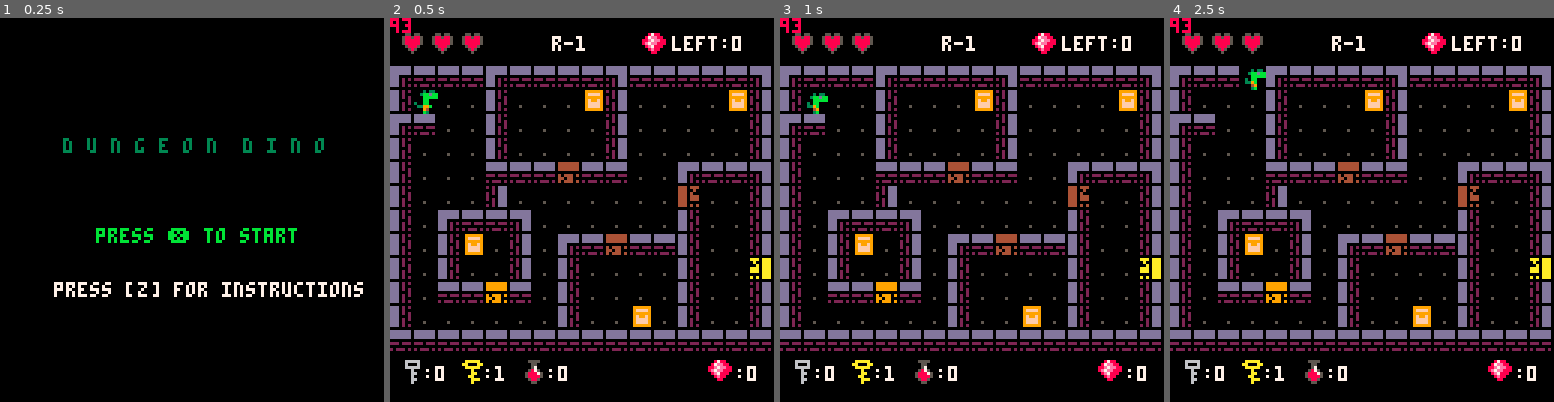
Above: before the commit, frames 1-4 (left to right).
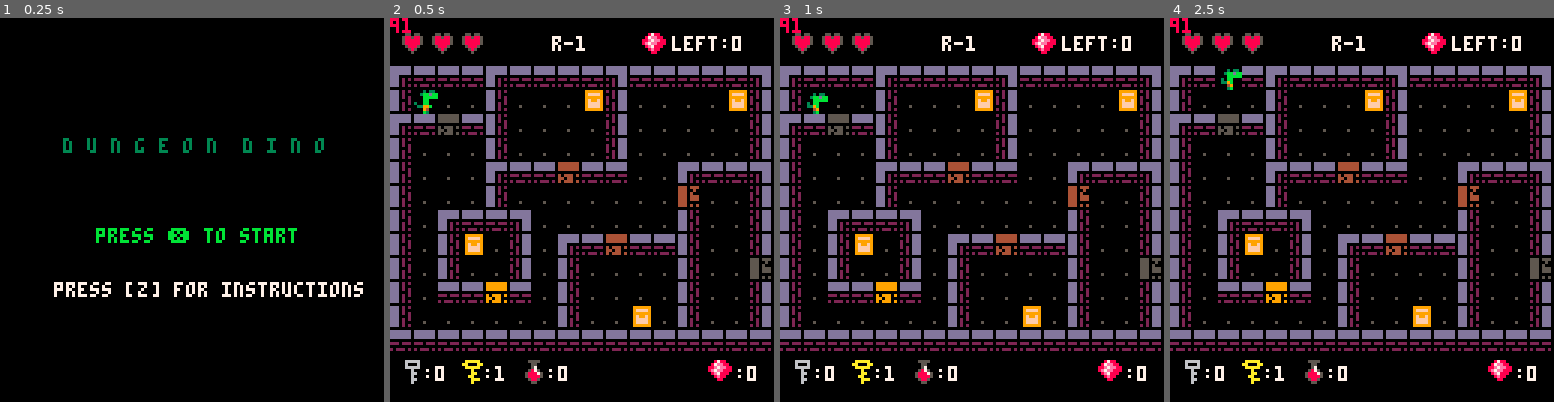
Above: after the commit, the same moments.

Repository: robotspacefish/dungeon_dino
Game: PICO-8 cartridge dungeon_dino.p8
Two runs of this game, one before a commit and one after it. Both use one fixed random seed, a clock stepped at 60 frames per second and the inputs below.
Inputs:
- Up to frame 1 (0.25 s): no input
- Up to frame 2 (0.5 s): tap X (X key) at 0.33 s
- Up to frame 3 (1 s): tap O (Z key) at 0.7 s
- Up to frame 4 (2.5 s): tap X (X key) at 1.07, 1.85 s; hold Right 1.6-2.1 s; tap O (Z key) at 1.7, 2.1 s; hold Up 2.15-2.42 s; hold Right from 2.47 s (still down)

Frame 1 is identical in both runs. In frame 2, 1.0% of the frame differs, in the area x 3-100%, y 0-68%; in frame 3, 1.0%; in frame 4, 1.6%.

Commit message:
add entry door (grey) sprites and broken rubble door

Diff:
--- a/dungeon_dino.p8
+++ b/dungeon_dino.p8
@@ -786,21 +786,21 @@
 
 __gff__
 0000000000000000000000000000000000000000000000000000000000000000000000000000000000000000000000000000000000000000000000000000000010000000000000000000000000000000000003020202000000000000000000000000030202020000000000000000000001051313000000000000000000000000
-0000000000000000000000000000000000000000000000000000000000000000000000000000000000000000000000000000000000000000000000000000000000010101010000000000000000000000000101010101010100000300008100490001010101010101010101000081004900010101010000000000000049810049
+0000000000000000000000000000000000000000000000000000000000000000000000000000000000000000000000000000000000000000000000000000000000010101010000000000000000000049000101010101010100000020208100490001010101010101010101008181004900010101010000000000000081810049
 __map__
-e4d3d3d3e4d3d3d3d3e3d3d3d3d3d3e300000000000000000000000000000000000000000000000000000000000000000000000000000000000000000000000000000000000000000000000000000000000000000000000000000000000000000000000000000000000000000000000000000000000000000000000000000000
-d1c0c0c0d1c0c0c071d2c0c0c0c071d200000000000000000000000000000000000000000000000000000000000000000000000000000000000000000000000000000000000000000000000000000000000000000000000000000000000000000000000000000000000000000000000000000000000000000000000000000000
-e4d3c0c0d1c0c0c0c0d2c0c0c0c0c0d2e6e7e7e7e7e7e7e7e7e7e7e7e7dfe7e5e4d3d3d3d3d3d3d3d3d3d3d3d3d3d3e30000000000000000000000000000000000000000000000000000000000000000000000000000000000000000000000000000000000000000000000000000000000000000000000000000000000000000
+e4d3d3d3e4d3d3d3d3e3d3d3d3d3d3e3c0c00000000000000000000000000000000000000000000000000000000000000000000000000000000000000000000000000000000000000000000000000000000000000000000000000000000000000000000000000000000000000000000000000000000000000000000000000000
+d1c0c0c0d1c0c0c071d2c0c0c0c071d2c0c00000000000000000000000000000000000000000000000000000000000000000000000000000000000000000000000000000000000000000000000000000000000000000000000000000000000000000000000000000000000000000000000000000000000000000000000000000
+e4d3dcd3d1c0c0c0c0d2c0c0c0c0c0d2e6e7e7e7e7e7e7e7e7e7e7e7e7dfe7e5e4d3d3d3d3d3d3d3d3d3d3d3d3d3d3e30000000000000000000000000000000000000000000000000000000000000000000000000000000000000000000000000000000000000000000000000000000000000000000000000000000000000000
 d1c0c0c0d1c0c0c0c0d2c0c0c0c0c0d2e9d0d0d0d0d0d0c0c0c0c0d0d0d0d0e8d1c0c0c0c0c0c0c0c0c0c0c0c0c0c0d20000000000000000000000000000000000000000000000000000000000000000000000000000000000000000000000000000000000000000000000000000000000000000000000000000000000000000
-d1c0c0c0d3d3d3ddd3d3c0c0e4d3d3e3e9d0d0d0d0c0c0d0d0c0c0c0d0d0d0e8d1c0c0c0c0c0c0c0c0c0c0c0c0c0c0d20000000000000000000000000000000000000000000000000000000000000000000000000000000000000000000000000000000000000000000000000000000000000000000000000000000000000000
-d1c0c0c0d2c0c0c0c0c0c0c0fdc0c0d2e9d0d0c0c0c0c0c0c0c0c0c0c0c0c0e8d1c0c0c0c0c0c0c0c0c0c0c0c0c0c0d20000000000000000000000000000000000000000000000000000000000000000000000000000000000000000000000000000000000000000000000000000000000000000000000000000000000000000
+d1c0c0c0e4d3d3ddd3d3c0c0e4d3d3e3e9d0d0d0d0c0c0d0d0c0c0c0d0d0d0e8d1c0c0c0c0c0c0c0c0c0c0c0c0c0c0d20000000000000000000000000000000000000000000000000000000000000000000000000000000000000000000000000000000000000000000000000000000000000000000000000000000000000000
+d1c0c0c0d1c0c0c0c0c0c0c0fdc0c0d2e9d0d0c0c0c0c0c0c0c0c0c0c0c0c0e8d1c0c0c0c0c0c0c0c0c0c0c0c0c0c0d20000000000000000000000000000000000000000000000000000000000000000000000000000000000000000000000000000000000000000000000000000000000000000000000000000000000000000
 d1c0e4d3d3e3c0c0c0c0c0c0d1c0c0d2e9d0d0c0c0c0c0c0c0c0c0c0c0c0c0e8d1c0c0c0c0c0c0c0c0c0c0c0c0c0c0d20000000000000000000000000000000000000000000000000000000000000000000000000000000000000000000000000000000000000000000000000000000000000000000000000000000000000000
 d1c0d171c0d2c0e4d3ddd3d3d1c0c0d2e9d0d0c0c0c0c0c0c0c0c0c0c0c0c0e8d1c0c0c0c0c0c0c0c0c0c0c0c0c0c0d2000000000000e000000000000000000000000000000000000000000000000000000000000000000000000000000000000000000000000000000000000000000000000000000000000000000000000000
 d1c0d1c0c0d2c0d1c0c0c0c0d1c0c0fce9d0d0c0c0c0c0c0c0c0c0c0c0c0c0e8d1c0c0c0c0c0c0c0c0c0c0c0c0c0c0d200000000000000e0e0e0e0e0e000000000000000000000000000000000000000000000000000000000000000000000000000000000000000000000000000000000000000000000000000000000000000
 d1c0d3d3ded3c0d1c0c0c0c0d1c0c0d2e9d0d0c0c0c0c0c0c0c0c0c0c0c0c0e8d1c0c0c0c0c0c0c0c0c0c0c0c0c0c0d20000000000000000000000e0e000000000000000000000000000000000000000000000000000000000000000000000000000000000000000000000000000000000000000000000000000000000000000
 d1c0c0c0c0c0c0d1c0c071c0d1c0c0d2e9d0d0c0c0c0c0c0c0c0c0c0c0c0c0e8d1c0c0c0c0c0c0c0c0c0c0c0c00000d20000000000000000000000000000000000000000000000000000000000000000000000000000000000000000000000000000000000000000000000000000000000000000000000000000000000000000
 d3d3d3d3d3d3d3d3d3d3d3d3d3d3d3d3e9d0d0c0c0c0c0c0c0c0c0c0c0c0c0e8d1c0c0c0c0c0c0c0c0c0c0c0c00000d20000000000000000c90000000000000000000000000000000000000000000000000000000000000000000000000000000000000000000000000000000000000000000000000000000000000000000000
-00000000000000000000000000000000e9d0d0c0c0c0c0c0c0c0c0c0c0c0c0e8d1c0c0c0c0c0c0c0c0c0c0c0c0c0c0d20000000000000000000000000000000000000000000000000000000000000000000000000000000000000000000000000000000000000000000000000000000000000000000000000000000000000000
+c8c8c8c8c8c8c8c8c8c8c8c8c8c8c8c8e9d0d0c0c0c0c0c0c0c0c0c0c0c0c0e8d1c0c0c0c0c0c0c0c0c0c0c0c0c0c0d20000000000000000000000000000000000000000000000000000000000000000000000000000000000000000000000000000000000000000000000000000000000000000000000000000000000000000
 00000000000000000000000000000000d6eaeaeaeaeaeaeaeaeaeaeaeaeaead5e1c3c3c3c3c3c3c3c3c3c3c3c3c3c3e20000000000000000000000000000000000000000000000000000000000000000000000000000000000000000000000000000000000000000000000000000000000000000000000000000000000000000
 09e0090909090909090909090909090900000000000000000000000000000000000000000000000000000000000000c9000000000000000000000000000000000000c900000000000000000000000000000000000000000000000000000000000000000000000000000000000000000000000000000000000000000000000000
 0000000000000000000000000000000000000000000000000000000000000000c9c9c9c9c9c9c9c9c9c9c9c9c9c9c9c9c9c9000000000000000000000000000000000000000000000000000000000000000000000000000000000000000000000000000000000000000000000000000000000000000000000000000000000000
Not shown, changed: 41 lines of the sprite sheet (__gfx__) section of dungeon_dino.p8
